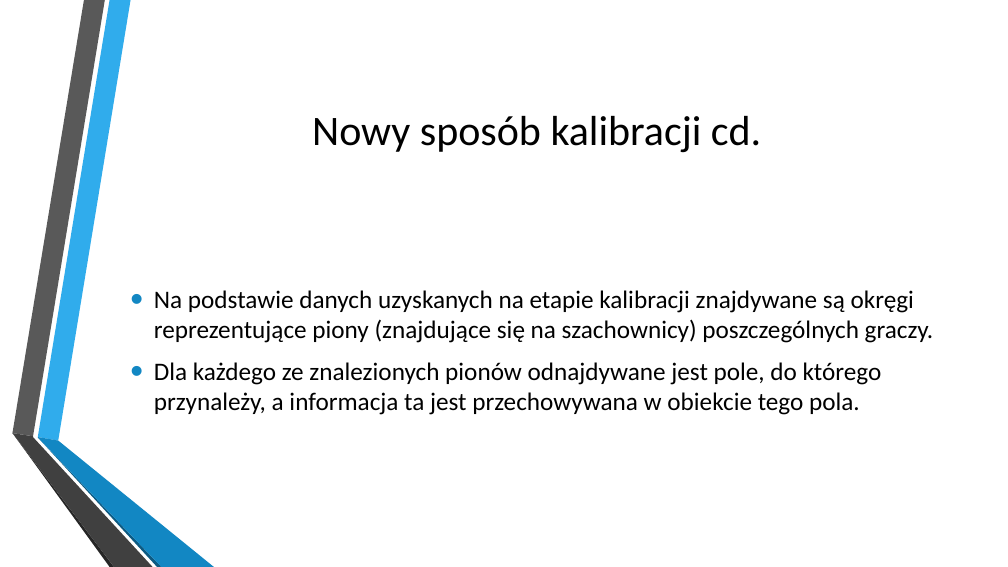
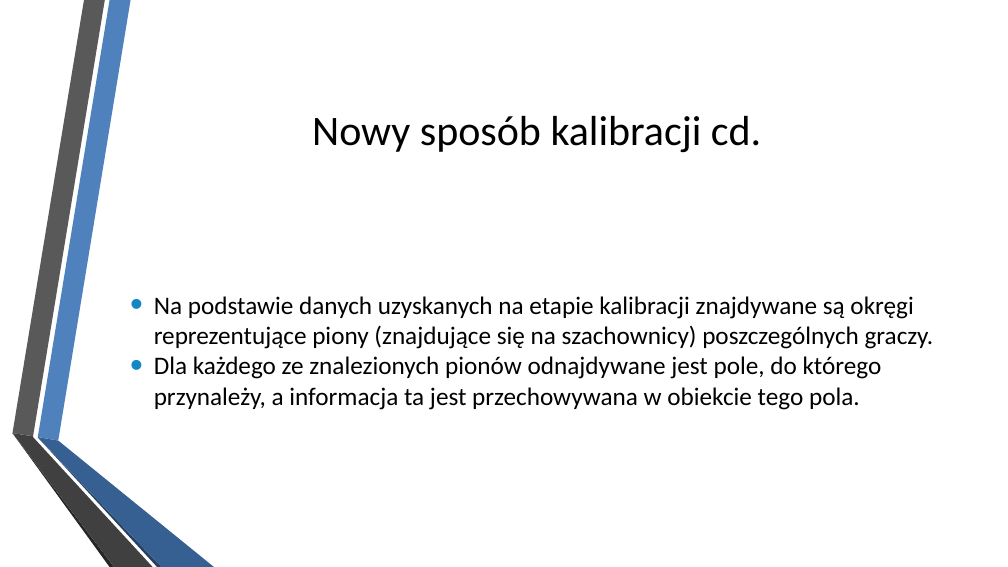
Before and after one commit to Guziec94/GuziecCheckers, a slide deck: slide 3 of Dokumentacja/GuziecCheckers v3.pptx. Drawn at 1008x567 pixels with LibreOffice and Linux fonts; fonts in the diff are those of the drawing; background and template pictures are left out. Boxes give left, top, right and bottom in pixels: in the first picture for what was removed or moved away, otherwise in the second. Text is boxed around its words. In the diff, an @@ line names an element or a change of style, - is before the commit and + after.

Commit message:
- zmiana koncepcji wykrywania pionów - wykrywanie pionów nie odbywa się już poprzez osobno wykonywane procesy: wykrywania pól, wykrywania okręgów o danej kolorystyce, wyszukiwaniu pola przynależącego do danego okręgu w celu oznaczenia go jako pola zajętego (ponieważ był to wymagający obliczeniowo proces) - aktualnie podczas wykrywania pól, w momencie dodawania pojedynczego pola do listy przeszukiwany jest jego obszar w celu zliczenia pikseli znajdujących się w zakresach kolorystyki pionów ustalonych w procesie kalibracji. Jeżeli liczba zliczonych w ten sposób pikseli zajmuje minimum 10% pola pozycji, do pola przypisywana jest informacja o znajdującym się na nim pionie

```diff
--- a/Dokumentacja/GuziecCheckers v3.pptx
+++ b/Dokumentacja/GuziecCheckers v3.pptx
@@ freeform shape at (38,0,131,441): fill #30ACEC to #4F81BD @@
@@ text "Na podstawie danych uzyskanych na ..." at (154,296,934,410): less space between paragraphs @@
@@ freeform shape at (38,438,162,567): fill #0C5A82 to #254061 @@
@@ freeform shape at (38,437,214,567): fill #1287C3 to #376092 @@
```
Also in this commit, not shown: 6 other slides changed, 3 other files.
